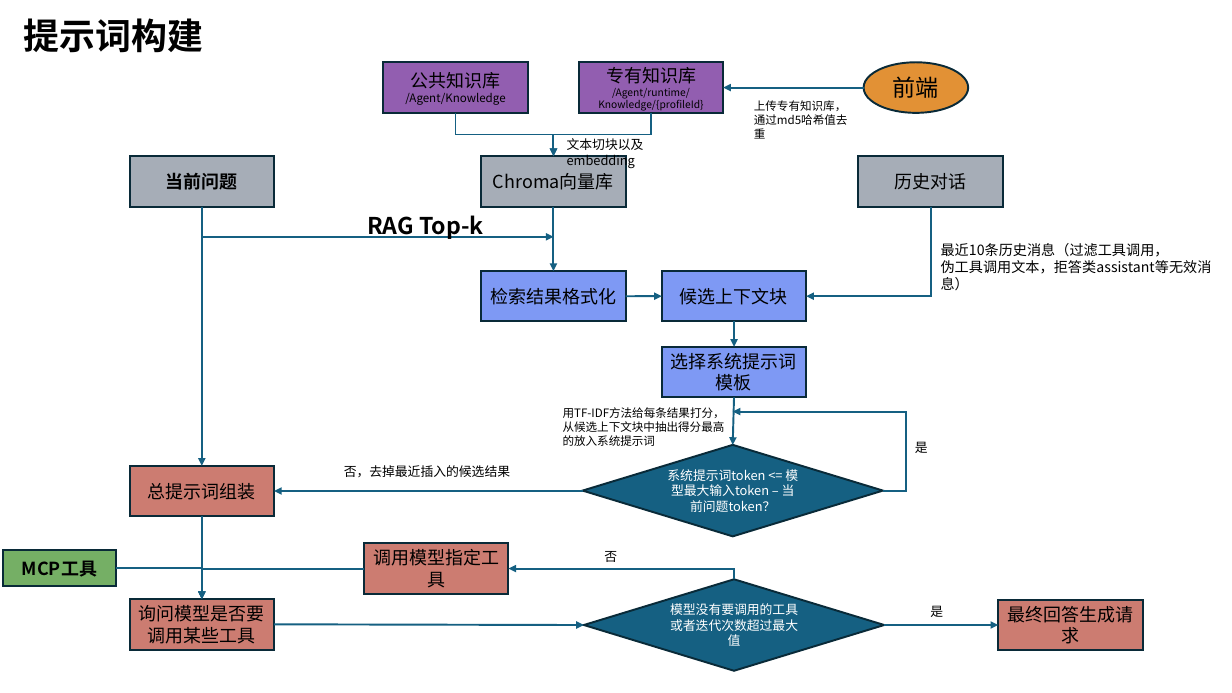
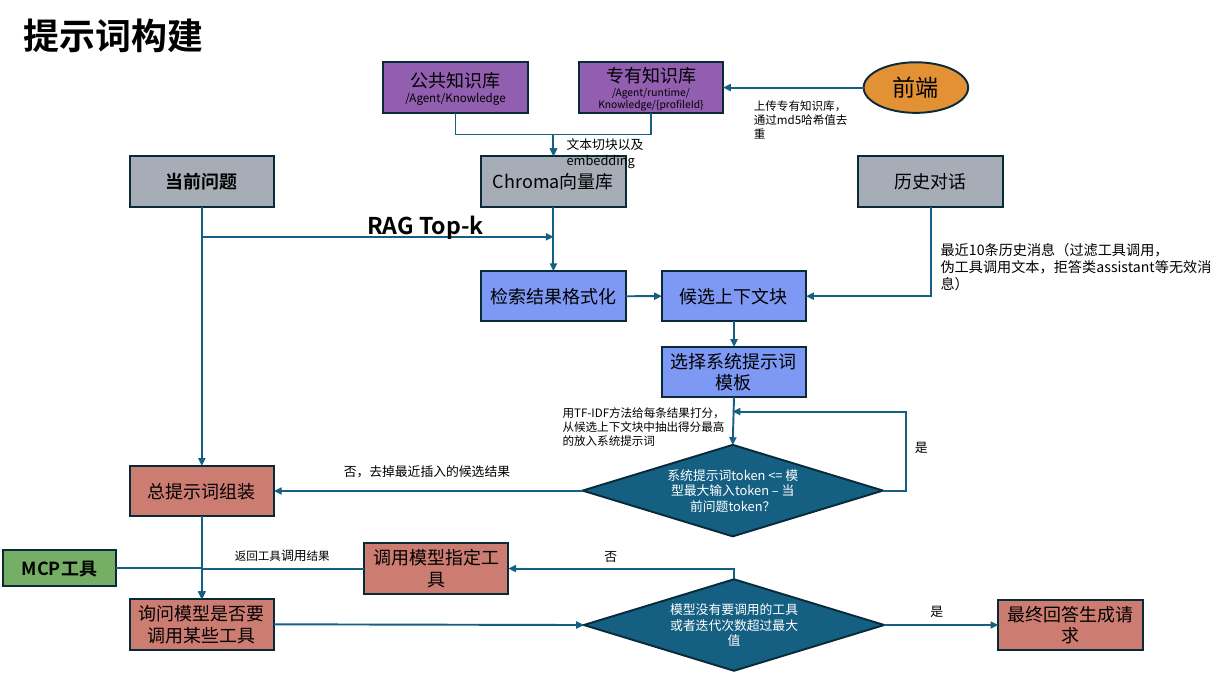
Before and after one commit to shaochang123/SteamGenieAgent, a slide deck: slide 3 of ppt.pptx. Drawn at 1232x693 pixels with LibreOffice and Linux fonts; fonts in the diff are those of the drawing. Boxes give left, top, right and bottom in pixels: in the first picture for what was removed or moved away, otherwise in the second. Text is boxed around its words. In the diff, an @@ line names an element or a change of style, - is before the commit and + after.

```diff
--- a/ppt.pptx
+++ b/ppt.pptx
@@ text added at (235,549,330,561), 9 pt, text #000000 @@
+返回工具调用结果
```
Also in this commit, not shown: 2 other slides changed, 1 slide added.
